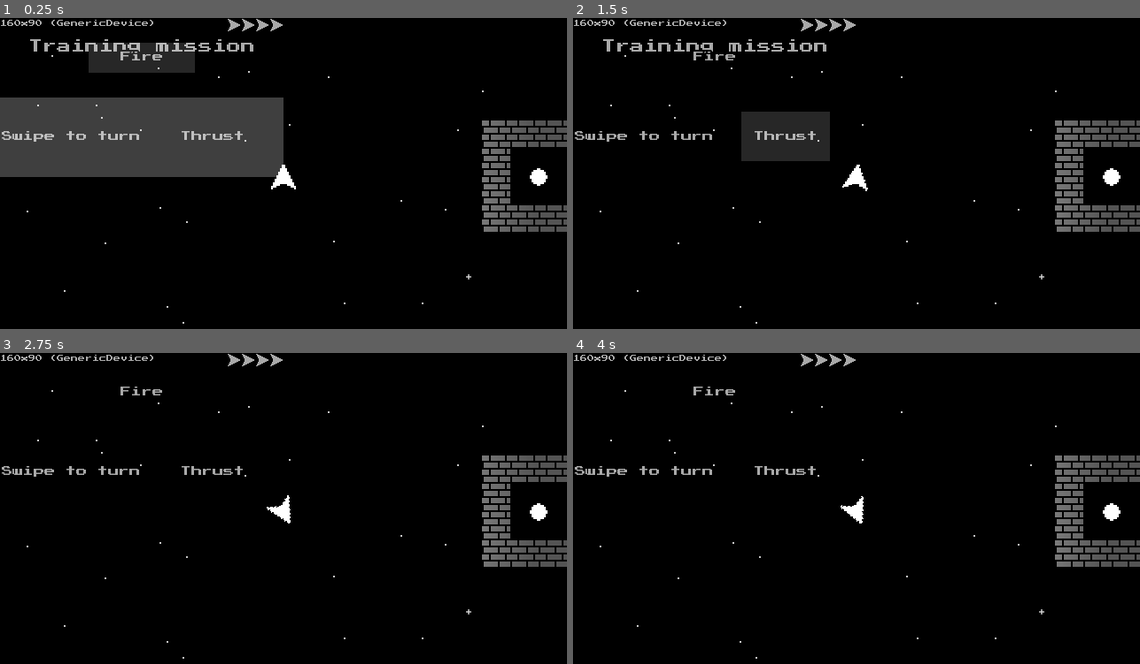
Above: before the commit, frames 1-4 (two rows, left to right).
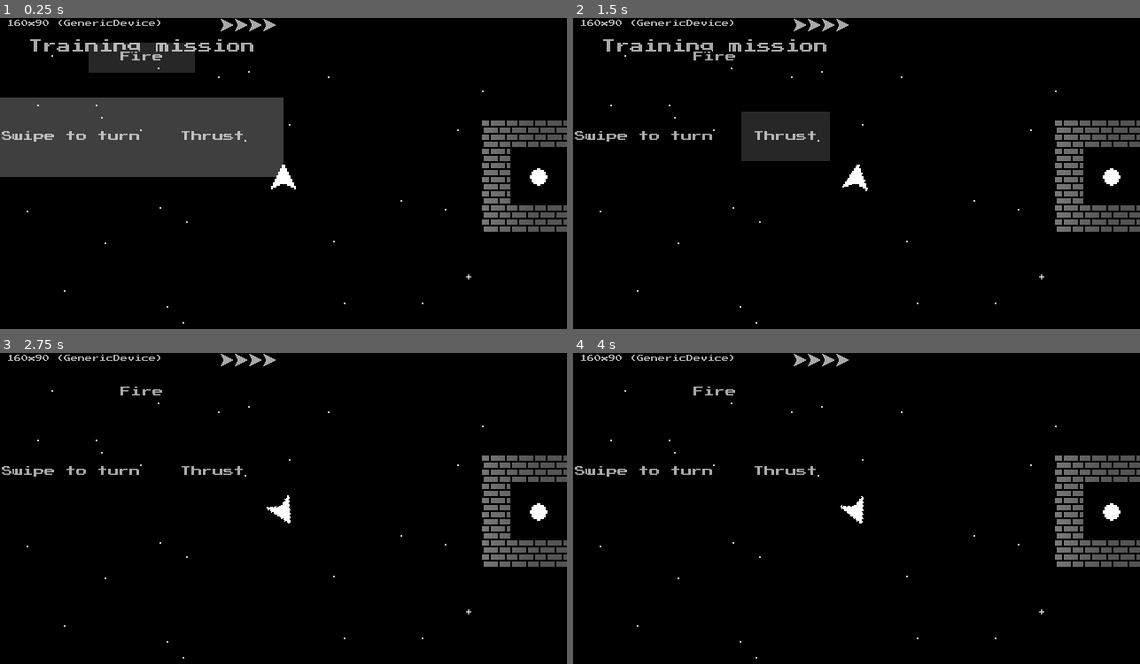
Above: after the commit, the same moments.

Repository: gerald1248/hollows-ng
Game: Godot game, scene res://scenes/main.tscn
The game is run twice, just before and just after one commit, with the same random seed, the same clock (stepped at 60 frames per second) and the same inputs. This scene is started directly instead of the project's main scene.
Inputs (mouse positions are in pixels of both pictures, inside the frame that each line leads up to):
- Up to frame 1 (0.25 s): no input
- Up to frame 2 (1.5 s): move the mouse to (981, 161) at 0.52 s; hold Right (ui_right) 0.53-1.25 s; hold P 0.53-1.25 s; click (981, 161) at 0.67 s; tap Space at 0.77 s; click "Continue" at 1.25 s
- Up to frame 3 (2.75 s): tap Enter at 2 s; drag from (170, 527) to (498, 471) at 2.02 s
- Up to frame 4 (4 s): move the mouse to (913, 443) at 2.77 s; hold Right (ui_right) 2.78-3.5 s; hold P 2.78-3.5 s; click "Continue" at 3.5 s

The runs differ from the first frame. In frame 1, 0.5% of the frame differs, in the area x 0-50%, y 0-5%; in frame 2, 0.5%; in frame 3, 0.5%; in frame 4, 0.5%.

Commit message:
fixed iPhone x+

Diff:
--- a/scenes/main.tscn
+++ b/scenes/main.tscn
@@ -321,11 +321,16 @@
 size_flags_vertical = 3
 
 [node name="topbar" type="HBoxContainer" parent="hud/vbox"]
-margin_right = 40.0
+margin_right = 48.0
 margin_bottom = 8.0
 size_flags_horizontal = 3
 
+[node name="padding-left" type="VBoxContainer" parent="hud/vbox/topbar"]
+margin_bottom = 8.0
+
 [node name="left" type="VBoxContainer" parent="hud/vbox/topbar"]
+margin_left = 4.0
+margin_right = 4.0
 margin_bottom = 8.0
 
 [node name="score" type="Label" parent="hud/vbox/topbar/left"]
@@ -336,15 +341,15 @@
 valign = 1
 
 [node name="middle" type="VBoxContainer" parent="hud/vbox/topbar"]
-margin_left = 4.0
-margin_right = 4.0
+margin_left = 8.0
+margin_right = 8.0
 margin_bottom = 8.0
 size_flags_horizontal = 3
 size_flags_vertical = 3
 
 [node name="right4" type="VBoxContainer" parent="hud/vbox/topbar"]
-margin_left = 8.0
-margin_right = 12.0
+margin_left = 12.0
+margin_right = 16.0
 margin_bottom = 8.0
 rect_min_size = Vector2( 4, 8 )
 
@@ -355,8 +360,8 @@
 vframes = 2
 
 [node name="right3" type="VBoxContainer" parent="hud/vbox/topbar"]
-margin_left = 16.0
-margin_right = 20.0
+margin_left = 20.0
+margin_right = 24.0
 margin_bottom = 8.0
 rect_min_size = Vector2( 4, 0 )
 
@@ -367,8 +372,8 @@
 vframes = 2
 
 [node name="right2" type="VBoxContainer" parent="hud/vbox/topbar"]
-margin_left = 24.0
-margin_right = 28.0
+margin_left = 28.0
+margin_right = 32.0
 margin_bottom = 8.0
 rect_min_size = Vector2( 4, 8 )
 
@@ -379,8 +384,8 @@
 vframes = 2
 
 [node name="right1" type="VBoxContainer" parent="hud/vbox/topbar"]
-margin_left = 32.0
-margin_right = 40.0
+margin_left = 36.0
+margin_right = 44.0
 margin_bottom = 8.0
 rect_min_size = Vector2( 8, 8 )
 
@@ -390,16 +395,21 @@
 centered = false
 vframes = 2
 
+[node name="padding-right" type="VBoxContainer" parent="hud/vbox/topbar"]
+margin_left = 48.0
+margin_right = 48.0
+margin_bottom = 8.0
+
 [node name="alertbar" type="HBoxContainer" parent="hud/vbox"]
 margin_top = 12.0
-margin_right = 40.0
+margin_right = 48.0
 margin_bottom = 20.0
 size_flags_horizontal = 3
 alignment = 1
 
 [node name="alert" type="Label" parent="hud/vbox/alertbar"]
-margin_left = 20.0
-margin_right = 20.0
+margin_left = 24.0
+margin_right = 24.0
 margin_bottom = 8.0
 custom_fonts/font = SubResource( 6 )
 custom_colors/font_color = Color( 0.666667, 0.666667, 0.666667, 1 )
--- a/scripts/global.gd
+++ b/scripts/global.gd
@@ -18,6 +18,7 @@
 var is_ios
 var is_ipad
 var x_adjust
+var hud_padding
 
 func _ready():
 	load_config()
@@ -26,6 +27,7 @@
 	safe_area_position = Vector2(safe_area.position.x/4, safe_area.position.y/4)
 	safe_area_size = Vector2(safe_area.size.x/4, safe_area.size.y/4)
 	viewport_size = Vector2(OS.window_size.x/4, OS.window_size.y/4)
+	hud_padding = safe_area_position.x
 
 	# iPad requires an exception for custom drawing
 	is_ios = OS.get_name() == "iOS"
@@ -39,9 +41,9 @@
 		viewport_size = Vector2(320, 240)
 	# iPhone X, 11, ...
 	elif is_ios && viewport_size.x > 340:
-		# TODO: distinguish between iPhones with cutout and Android widescreen phones?
 		x_adjust = 25.0
-		viewport_size = Vector2(320.0 + x_adjust, 180)
+		#viewport_size = adjust_viewport_size(viewport_size)#Vector2(320.0 + x_adjust, 180)
+		viewport_size = Vector2(390.0, 180.0)
 	# iPhone 8 and older
 	elif is_ios:
 		viewport_size = Vector2(320.0, 180.0)
--- a/scripts/hud.gd
+++ b/scripts/hud.gd
@@ -3,8 +3,10 @@
 var alertCount = 0
 
 func _ready():
-	$vbox.rect_position = global.safe_area_position
+	$vbox.rect_position = Vector2()#global.safe_area_position
 	$vbox.rect_size = global.viewport_size
+	get_node("vbox/topbar/padding-left").rect_min_size = Vector2(global.hud_padding, 0)
+	get_node("vbox/topbar/padding-right").rect_min_size = Vector2(global.hud_padding, 0)
 
 	layout(global.viewport_size)
 	update_score(global.score)
